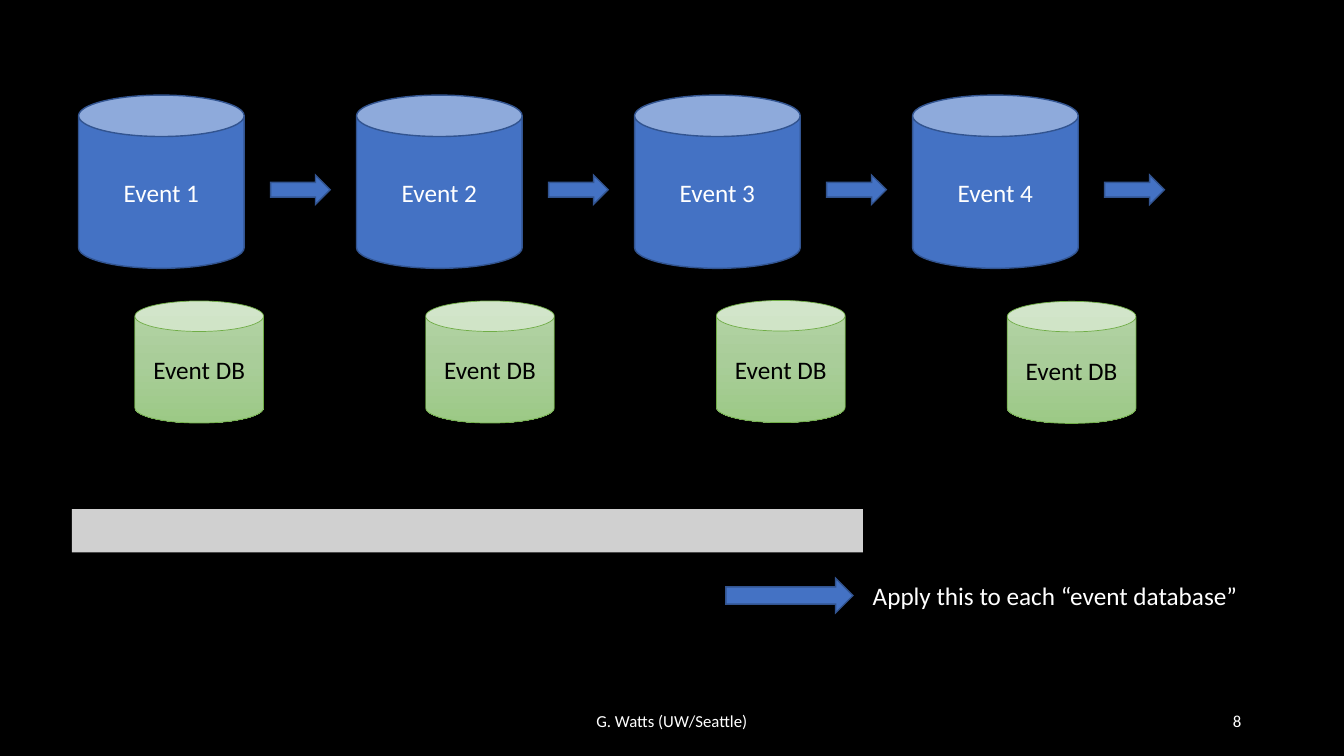
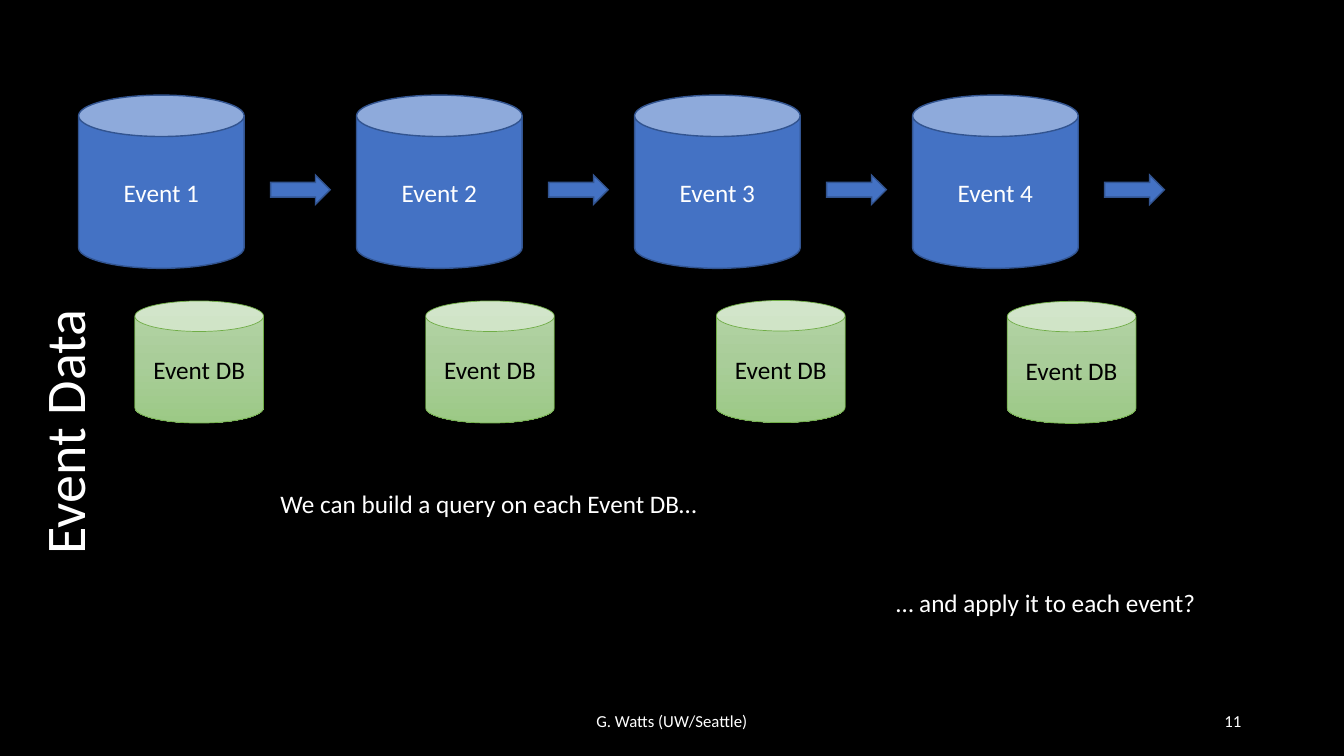
Before and after one commit to iris-hep/agc-workshop-2022-servicex, a slide deck: slide 11 of servicex.pptx (slide 8 before the commit). Drawn at 1344x756 pixels with LibreOffice and Linux fonts; fonts in the diff are those of the drawing; grey boxes stand for pictures. Boxes give left, top, right and bottom in pixels: in the first picture for what was removed or moved away, otherwise in the second. Text is boxed around its words. In the diff, an @@ line names an element or a change of style, - is before the commit and + after.

```diff
--- a/servicex.pptx
+++ b/servicex.pptx
@@ text added at (32,320,100,550), 40 pt, text #FFFFFF @@
+Event Data
@@ picture removed at (72,509,863,553) @@
@@ text added at (280,495,697,517), 18 pt, text #FFFFFF @@
+We can build a query on each Event DB…
@@ right arrow removed at (726,579,853,613) @@
@@ text at (919,594,1195,616): text changed @@
-Apply this to each “event database”
+… and apply it to each event?
@@ page number at (1224,716,1241,727): text changed @@
-8
+11
```
Also in this commit, not shown: 8 other slides changed, 15 slides added, 2 slides removed, 2 other files.
